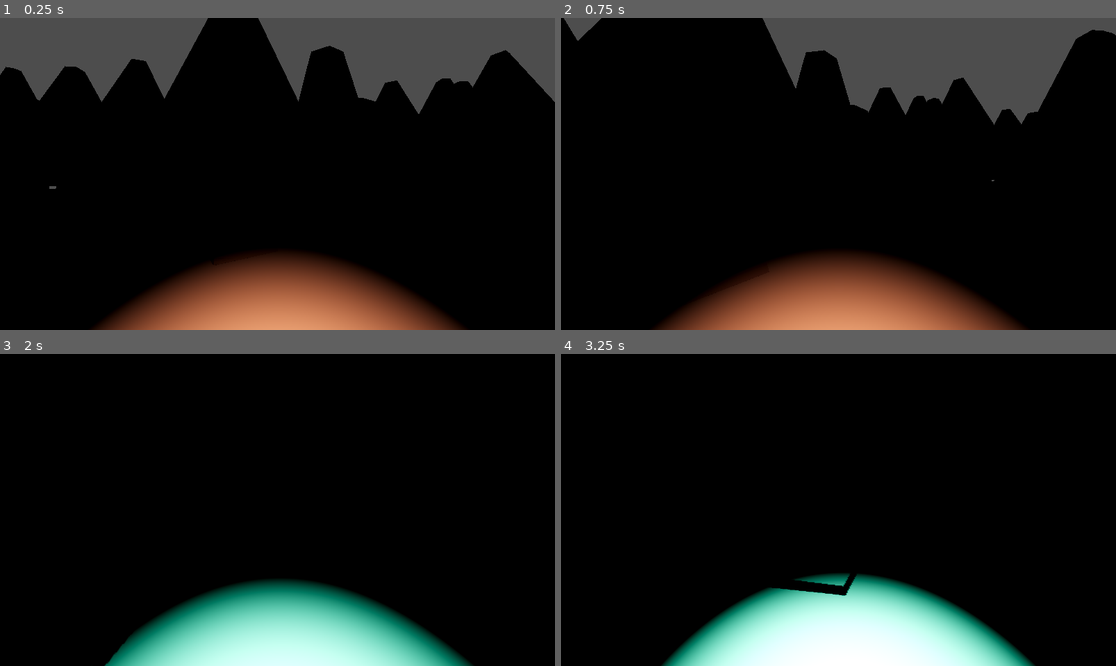
Above: before the commit, frames 1-4 (two rows, left to right).
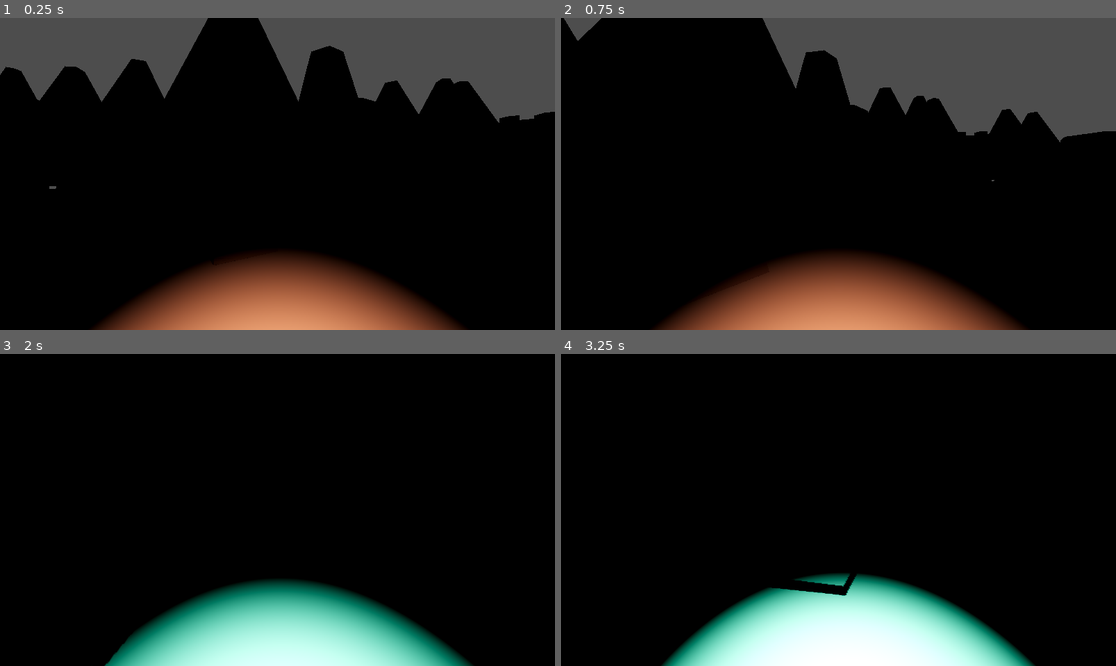
Above: after the commit, the same moments.

Repository: akshvy/zone-13
Game: Godot game, scene res://Scenes/main.tscn
Two runs of this game, one before a commit and one after it. Both use one fixed random seed, a clock stepped at 60 frames per second and the inputs below.
Inputs (mouse positions are in pixels of both pictures, inside the frame that each line leads up to):
- Up to frame 1 (0.25 s): no input
- Up to frame 2 (0.75 s): tap Enter at 0.5 s; move the mouse to (866, 174) at 0.52 s; hold W (move_forward) from 0.53 s (still down)
- Up to frame 3 (2 s): keep holding W (move_forward); move the mouse to (249, 510) at 1.27 s
- Up to frame 4 (3.25 s): keep holding W (move_forward); move the mouse to (849, 503) at 2.02 s; move the mouse to (832, 516) at 2.77 s

The runs differ from the first frame. In frame 1, 2.0% of the frame differs, in the area x 85-100%, y 10-34%; in frame 2, 4.5%, in the area x 45-100%, y 3-40%; in frame 3, less than 0.1%; in frame 4, less than 0.1%.

Commit message:
Added static collisions to map objects

Diff:
--- a/Scenes/main.tscn
+++ b/Scenes/main.tscn
@@ -39,7 +39,6 @@
 fog_light_color = Color(0.0431373, 0.0431373, 0.0392157, 1)
 fog_density = 1.0
 fog_depth_end = 150.0
-volumetric_fog_enabled = true
 volumetric_fog_density = 0.1
 
 [sub_resource type="CapsuleShape3D" id="CapsuleShape3D_7dm0k"]
@@ -58,7 +57,6 @@
 size = Vector3(100, 1, 100)
 
 [node name="Main" type="Node3D"]
-transform = Transform3D(1, 0, 0, 0, 1, 0, 0, 0, 1, -21.2445, 85.174, 24.7832)
 
 [node name="WorldEnvironment" type="WorldEnvironment" parent="."]
 environment = SubResource("Environment_0xm2m")
@@ -209,7 +207,7 @@
 transform = Transform3D(5, 0, 0, 0, 5, 0, 0, 0, 5, -22.618, -0.7481, 7.269)
 
 [node name="grass8" parent="." instance=ExtResource("10_jkdf5")]
-transform = Transform3D(3, 0, 0, 0, 3, 0, 0, 0, 3, -24.7292, -0.00872803, 4.51322)
+transform = Transform3D(3, 0.00204403, 0.00400819, -0.00203293, 2.99999, -0.00828282, -0.00401383, 0.00828009, 2.99999, -24.7292, -0.00872803, 4.51322)
 
 [node name="grass9" parent="." instance=ExtResource("10_jkdf5")]
 transform = Transform3D(3, 0, 0, 0, 3, 0, 0, 0, 3, -27.1764, -0.342484, 2.76936)
@@ -247,9 +245,6 @@
 [node name="building-archery2" parent="." instance=ExtResource("29_7k868")]
 transform = Transform3D(25, 0, 0, 0, 25, 0, 0, 0, 25, 43.1372, -4.42296, 3.23938)
 
-[node name="grass-forest3" parent="." instance=ExtResource("8_6iyac")]
-transform = Transform3D(25, 0, 0, 0, 25, 0, 0, 0, 25, 23.1166, -3.79108, -7.71496)
-
 [node name="grass-forest4" parent="." instance=ExtResource("8_6iyac")]
 transform = Transform3D(25, 0, 0, 0, 25, 0, 0, 0, 25, 17.5624, -4.3136, -20.0127)
 
Renamed: Assets/hexagon-kit/bridge.glb -> Assets/hexagon-kit/GLB format/bridge.glb
